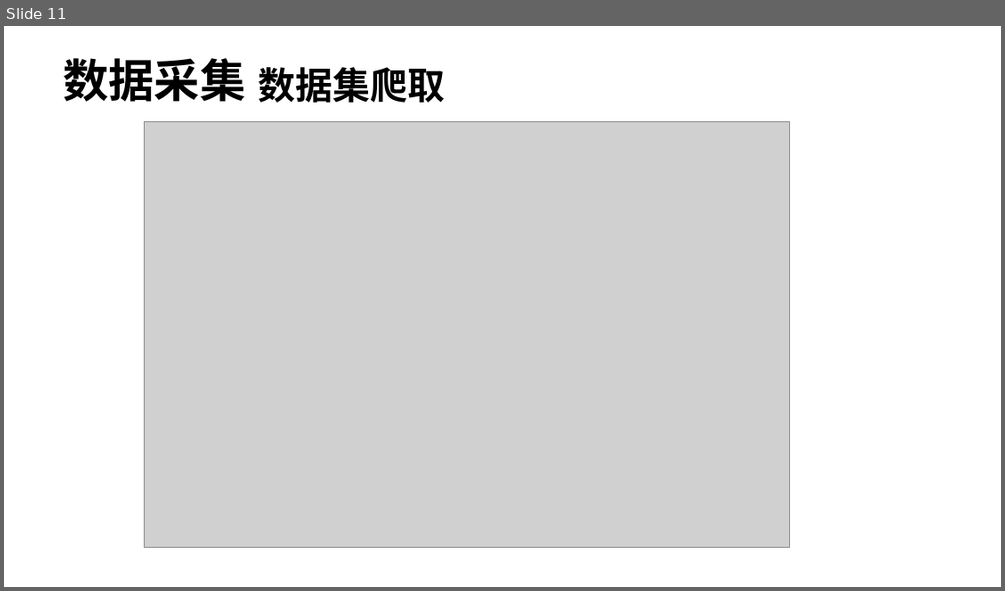
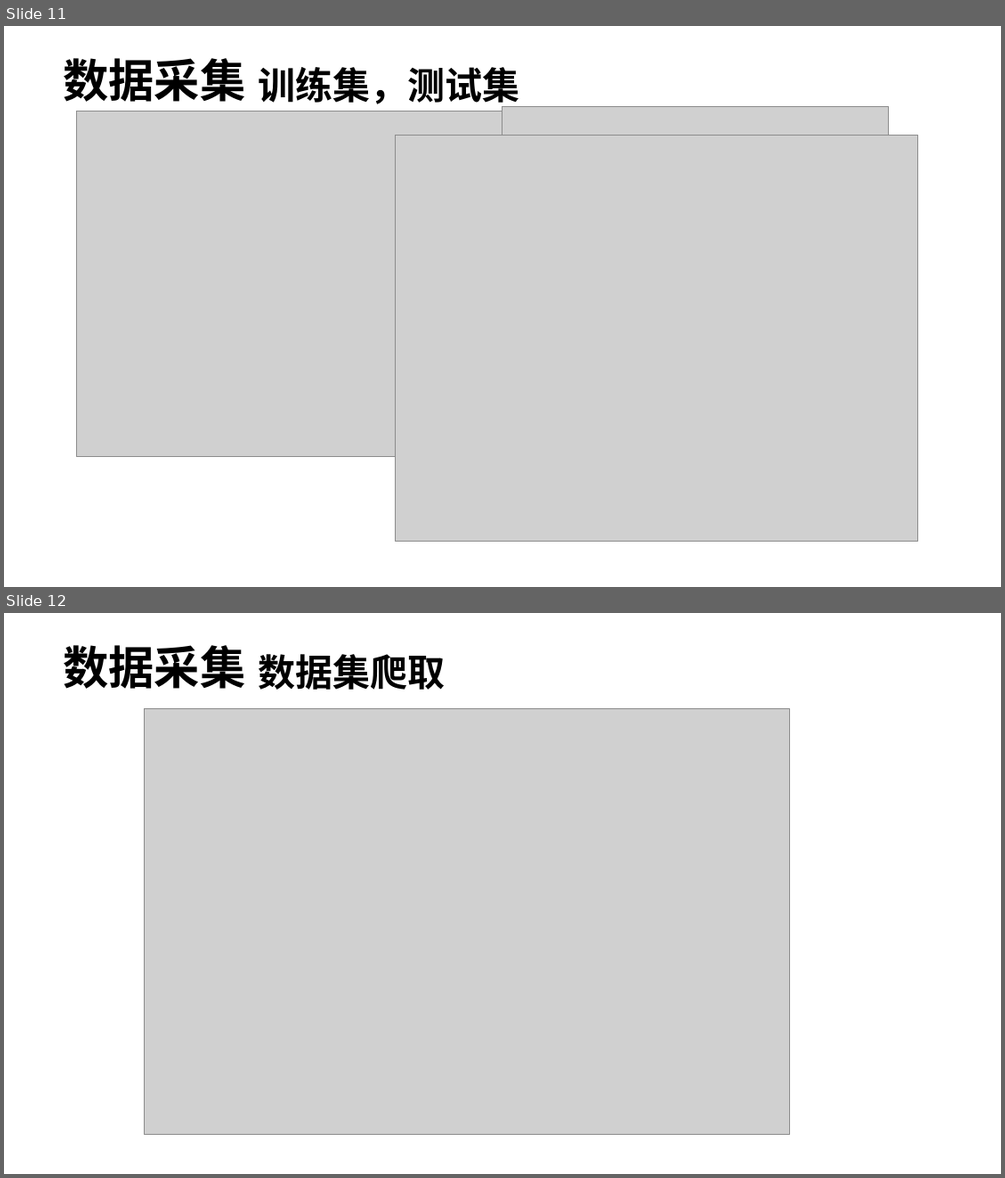
Before and after one commit to wanqqq29/2077CommentAnalyze, a slide deck: 材料/PPT/答辩v1.pptx. Shown one above the other, each under a label of ours: slide 11 before the commit, slides 11 and 12 after it. The pictures are 1005x591 and 1005x1178 pixels, drawn with LibreOffice and Linux fonts; fonts in the diff are those of the drawing; grey boxes stand for pictures; background and template pictures are left out. Boxes give left, top, right and bottom in pixels: in the first picture for what was removed or moved away, otherwise in the second. Text is boxed around its words. In the diff, an @@ line names an element or a change of style, - is before the commit and + after.

```diff
--- a/材料/PPT/答辩v1.pptx
+++ b/材料/PPT/答辩v1.pptx
@@ slide 11 added at (x1=4, y1=26, x2=1001, y2=587), background picture (left out) @@
@@ text added at (x1=63, y1=58, x2=245, y2=102), 44 pt, text #000000, bold @@
+数据采集
@@ text added at (x1=258, y1=67, x2=519, y2=109), 36 pt, text #000000, bold @@
+训练集，测试集
@@ picture added at (x1=77, y1=111, x2=587, y2=457) @@
@@ picture added at (x1=502, y1=106, x2=889, y2=387) @@
@@ picture added at (x1=396, y1=135, x2=918, y2=540) @@
@@ what was slide 11 is now slide 12 @@
```
Also in this commit, not shown: 1 other slide added, 21 other files.
